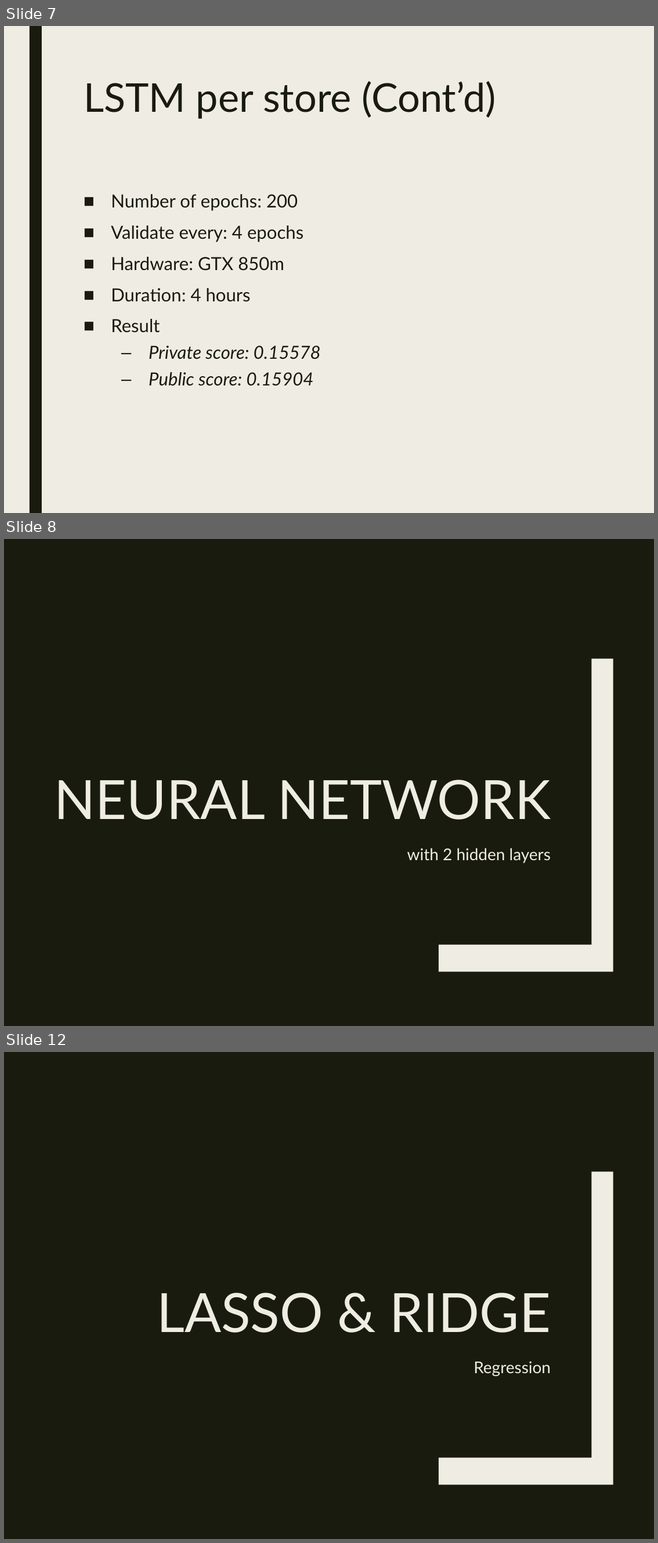
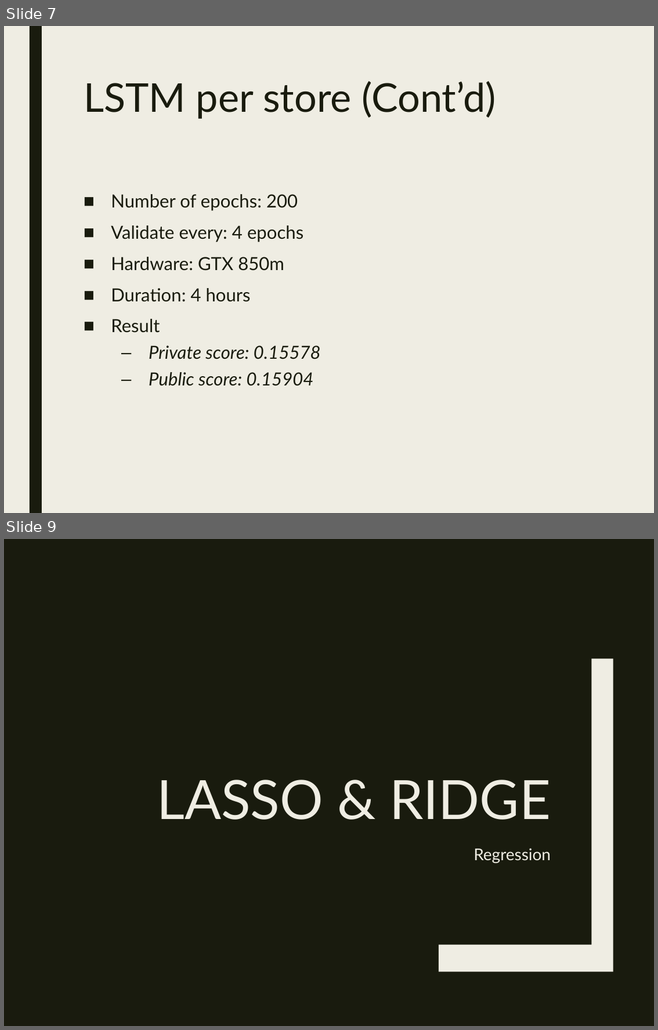
Before and after one commit to Stefan0010/CZ4041, a slide deck: slides/main.pptx. Shown one above the other, each under a label of ours: slides 7, 8 and 12 before the commit, slides 7 and 9 after it; the slides between them are not shown. The pictures are 658x1543 and 658x1030 pixels, drawn with LibreOffice and Linux fonts; fonts in the diff are those of the drawing. Boxes give left, top, right and bottom in pixels: in the first picture for what was removed or moved away, otherwise in the second. Text is boxed around its words. In the diff, an @@ line names an element or a change of style, - is before the commit and + after.

```diff
--- a/slides/main.pptx
+++ b/slides/main.pptx
@@ slide 8 removed at bbox=[4, 539, 654, 1026], background #191B0E; not listed: 1 template element that a slide beside it also shows @@
@@ title removed at bbox=[54, 780, 550, 820] @@
-NEURAL NETWORK
@@ text removed at bbox=[407, 848, 550, 863] @@
-with 2 hidden layers
@@ what was slide 12 is now slide 9 @@
```
Also in this commit, not shown: 2 slides changed, 1 slide added, 3 other slides removed.
